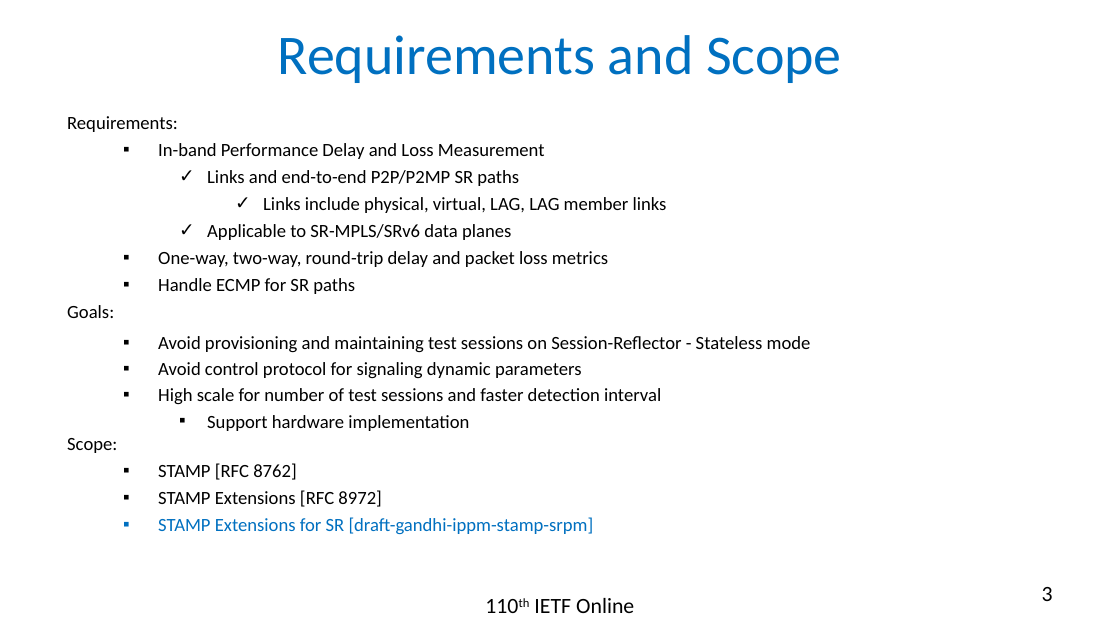
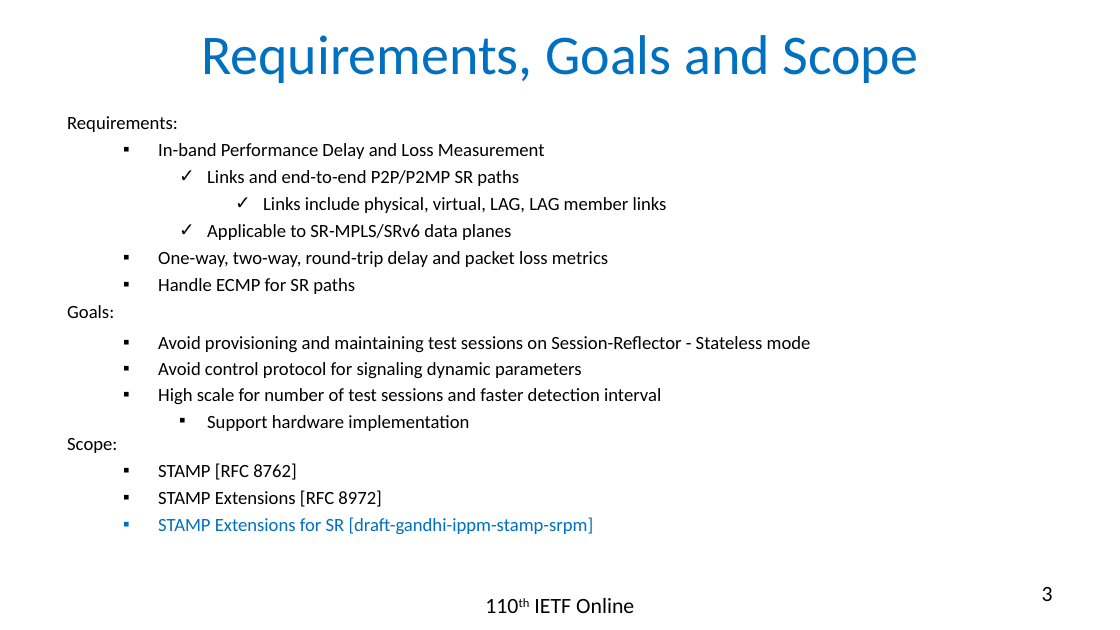
Before and after one commit to rakgandhi/ietf-slides, a slide deck: slide 3 of draft-gandhi-spring-stamp-srpm-05.pptx. Drawn at 1120x630 pixels with LibreOffice and Linux fonts; fonts in the diff are those of the drawing. Boxes give left, top, right and bottom in pixels: in the first picture for what was removed or moved away, otherwise in the second. Text is boxed around its words. In the diff, an @@ line names an element or a change of style, - is before the commit and + after.

```diff
--- a/draft-gandhi-spring-stamp-srpm-05.pptx
+++ b/draft-gandhi-spring-stamp-srpm-05.pptx
@@ title at <box>201,35,919,83</box>: text changed @@
-Requirements and Scope
+Requirements, Goals and Scope
```
Also in this commit, not shown: 2 other slides changed, 3 other files.
